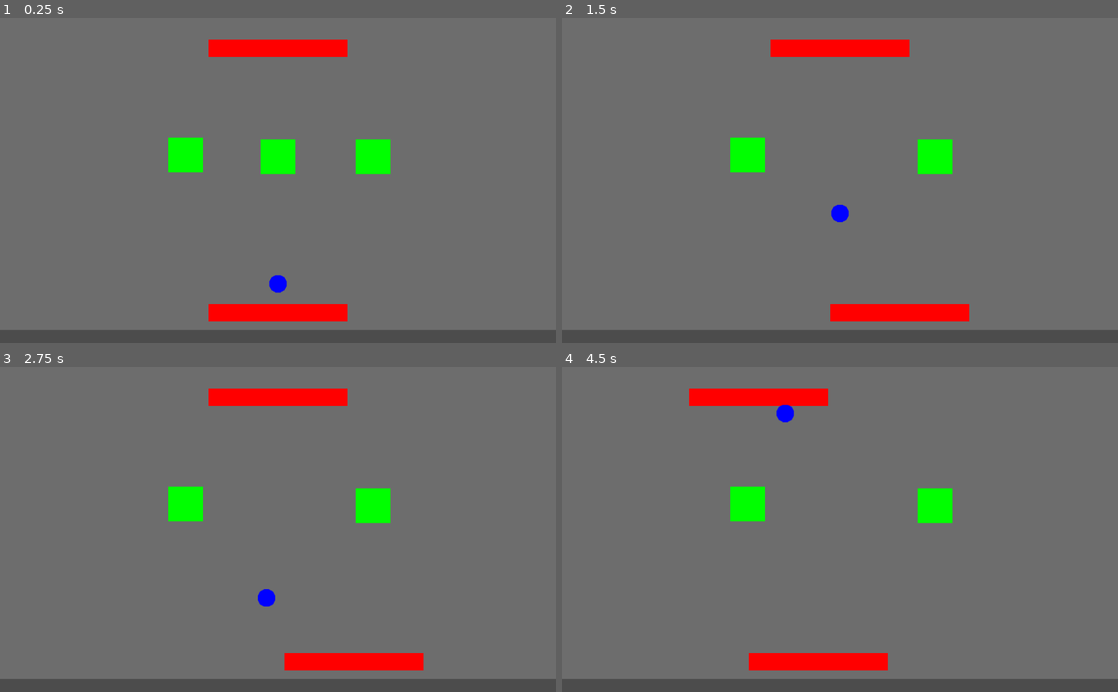
Above: before the commit, frames 1-4 (two rows, left to right).
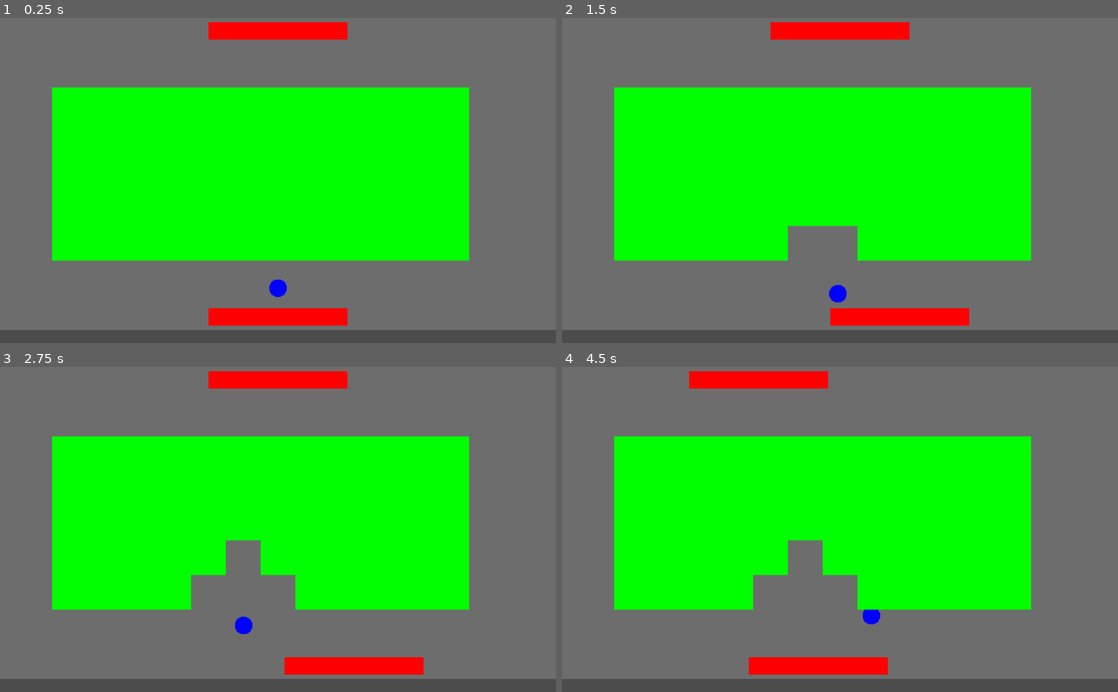
Above: after the commit, the same moments.

Repository: lswgamer/VOSES-Multiplayer
Game: Godot game, scene res://Scenes/Level.tscn
Same seed, same stepped clock (60 frames per second), same inputs: the game is played once before the commit and once after it.
Inputs:
- Up to frame 1 (0.25 s): no input
- Up to frame 2 (1.5 s): hold Right (lower_right) 0.53-1.28 s; hold Left (lower_left) from 1.28 s (still down)
- Up to frame 3 (2.75 s): release Left (lower_left) at 2.03 s; hold Right (lower_right) from 2.03 s (still down)
- Up to frame 4 (4.5 s): release Right (lower_right) at 2.78 s; hold A (upper_left) 2.78-3.53 s; hold Left (lower_left) from 3.53 s (still down)

The runs differ from the first frame. In frame 1, 42% of the frame differs, in the area x 9-85%, y 1-95%; in frame 2, 41%; in frame 3, 40%; in frame 4, 40%.

Commit message:
First level logic added

Diff:
--- a/Breakout/Scenes/Block.tscn
+++ b/Breakout/Scenes/Block.tscn
@@ -19,7 +19,7 @@
 a = Vector2( 32, -32 )
 b = Vector2( 32, 32 )
 
-[node name="Block" type="Sprite"]
+[node name="Block" type="Sprite" groups=["blocks"]]
 texture = ExtResource( 1 )
 script = ExtResource( 2 )
 
--- a/Breakout/Scenes/Level.tscn
+++ b/Breakout/Scenes/Level.tscn
@@ -1,7 +1,6 @@
-[gd_scene load_steps=7 format=2]
+[gd_scene load_steps=6 format=2]
 
 [ext_resource path="res://Scenes/Bar.tscn" type="PackedScene" id=1]
-[ext_resource path="res://Scenes/Block.tscn" type="PackedScene" id=2]
 [ext_resource path="res://Scenes/Ball.tscn" type="PackedScene" id=3]
 [ext_resource path="res://Scripts/Level.gd" type="Script" id=4]
 
@@ -22,20 +21,11 @@
 color = Color( 0.431373, 0.431373, 0.431373, 1 )
 
 [node name="Lower_Bar" parent="." instance=ExtResource( 1 )]
-position = Vector2( 512, 544 )
+position = Vector2( 512, 552 )
 
 [node name="Upper_Bar" parent="." instance=ExtResource( 1 )]
-position = Vector2( 512, 56 )
+position = Vector2( 512, 24 )
 id = 2
-
-[node name="Bloco" parent="." instance=ExtResource( 2 )]
-position = Vector2( 512, 256 )
-
-[node name="Bloco2" parent="." instance=ExtResource( 2 )]
-position = Vector2( 342, 253 )
-
-[node name="Bloco3" parent="." instance=ExtResource( 2 )]
-position = Vector2( 687, 256 )
 
 [node name="Left_Wall" type="Area2D" parent="."]
 position = Vector2( 0, 300 )
@@ -52,6 +42,6 @@
 shape = SubResource( 2 )
 
 [node name="Ball" parent="." instance=ExtResource( 3 )]
-position = Vector2( 512, 448 )
+position = Vector2( 515, 504 )
 
 [connection signal="ballDead" from="Ball" to="." method="respawn"]
--- a/Breakout/Scripts/Level.gd
+++ b/Breakout/Scripts/Level.gd
@@ -1,5 +1,6 @@
 extends Node2D
 
+var BLOCK_ = preload("res://Scenes/Block.tscn")
 export var spwOffset = Vector2(0,50)
 onready var lives = 3 #podemos guardar num autoload pra salvar o número de vidas entre fases
 onready var ball = get_node("Ball")
@@ -7,10 +8,24 @@
 
 func _ready(): #spawna a bola
 	ball.position = lowerBar.position - spwOffset
+	block_spawn()
+
+func _process(delta):
+	var quantity = len(get_tree().get_nodes_in_group("blocks"))
+	if quantity == 0:
+		print("Next level") # Se matou todos os blocos, passa nivel
 
 #Checa se tem blocos ainda, se não tiver carrega next level
 func check_blocks():
 	pass
+
+func block_spawn():
+	for i in range(2,7):
+		for j in range(2,14):
+			var block = BLOCK_.instance()
+			block.position = Vector2(64*j,64*i+32)
+			add_child(block)
+
 
 func respawn(): #Se a bola sair da tela ela respawna, tirando uma vida
 	lives -= 1
Not shown, added: Breakout/Assets/menu/button6.png.import
Not shown, added: Breakout/Assets/menu/credits_button.png.import
Not shown, added: Breakout/Assets/menu/level-selct_button2.png.import
Not shown, added: Breakout/Assets/menu/menu1.png.import
Not shown, added: Breakout/Assets/menu/sound_button.png.import
Not shown, added: Breakout/Assets/menu/tutorial_button2.png.import
Not shown, added: Breakout/Assets/tema0/backgroung.png.import
Not shown, added: Breakout/Assets/tema0/ball.png.import
Not shown, added: Breakout/Assets/tema0/bar.png.import
Not shown, added: Breakout/Assets/tema0/block.png.import
Not shown, added: Breakout/Assets/tema1/backgroung.png.import
Not shown, added: Breakout/Assets/tema1/ball.png.import
(and 23 more such lines)
